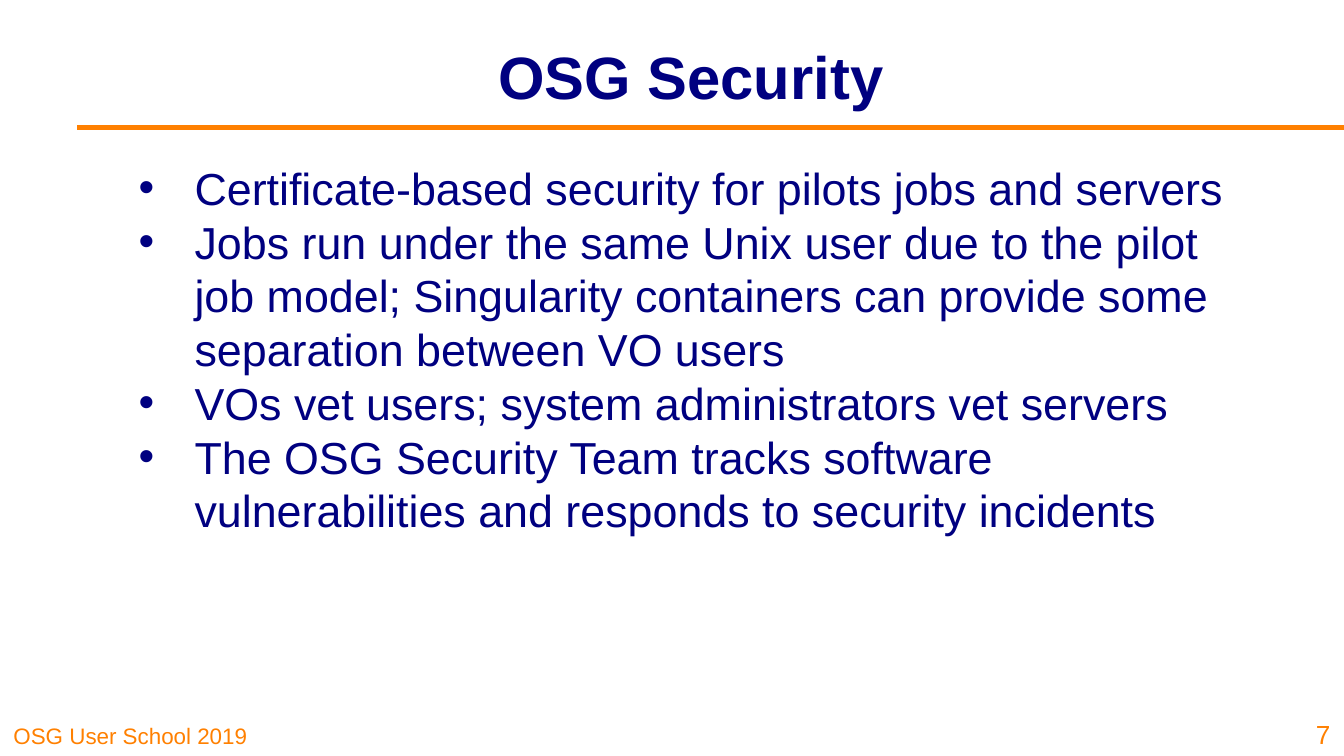
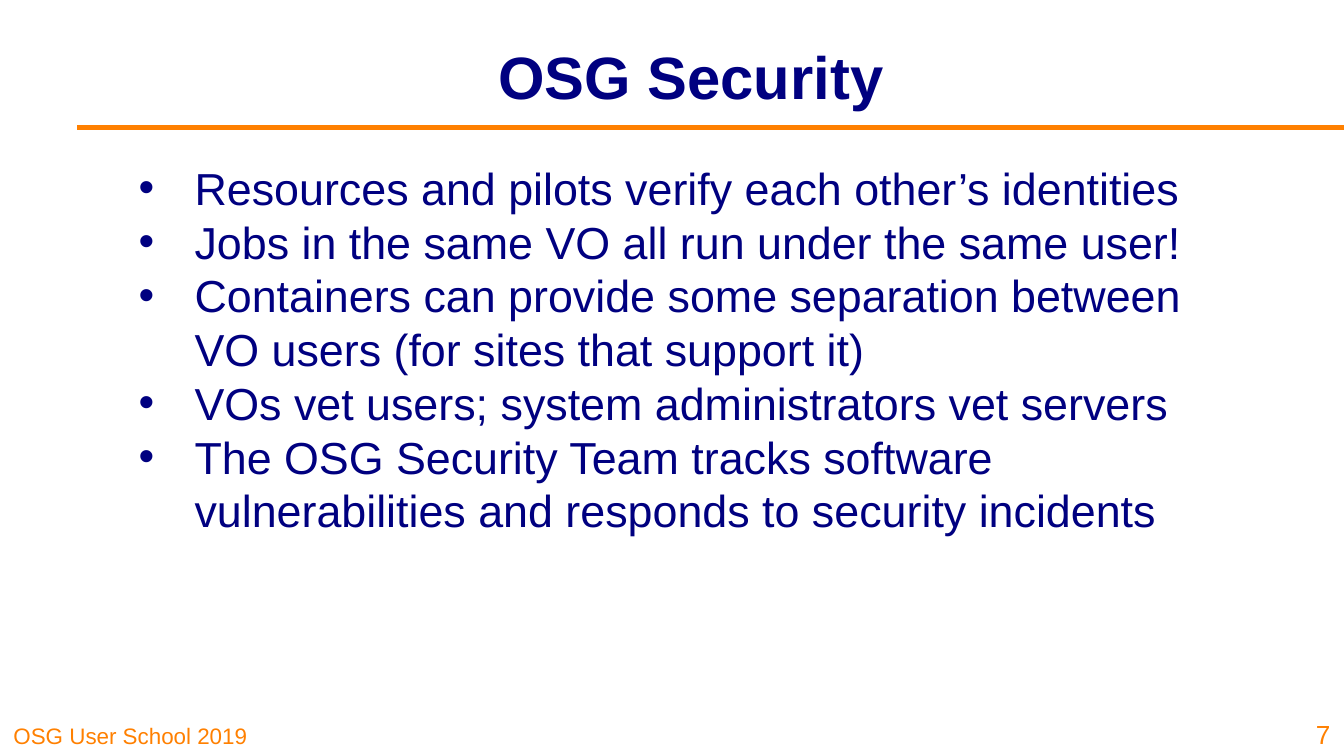
Before and after one commit to opensciencegrid/user-school-2019, a slide deck: slide 7 of docs/materials/day2/files/osgus19-day2-part2-security.pptx. Drawn at 1344x756 pixels with LibreOffice and Linux fonts; fonts in the diff are those of the drawing; background and template pictures are left out. Boxes give left, top, right and bottom in pixels: in the first picture for what was removed or moved away, otherwise in the second. Text is boxed around its words. In the diff, an @@ line names an element or a change of style, - is before the commit and + after.

Commit message:
Update security slides

```diff
--- a/docs/materials/day2/files/osgus19-day2-part2-security.pptx
+++ b/docs/materials/day2/files/osgus19-day2-part2-security.pptx
@@ text at [195, 172, 1181, 375]: text changed @@
-• Certificate-based security for pilots jobs and servers
-• Jobs run under the same Unix user due to the pilot job model; Singularity containers can provide some separation between VO users
+• Resources and pilots verify each other’s identities
+• Jobs in the same VO all run under the same user!
+• Containers can provide some separation between VO users (for sites that support it)
```
Also in this commit, not shown: 4 other slides changed, 1 other file.
